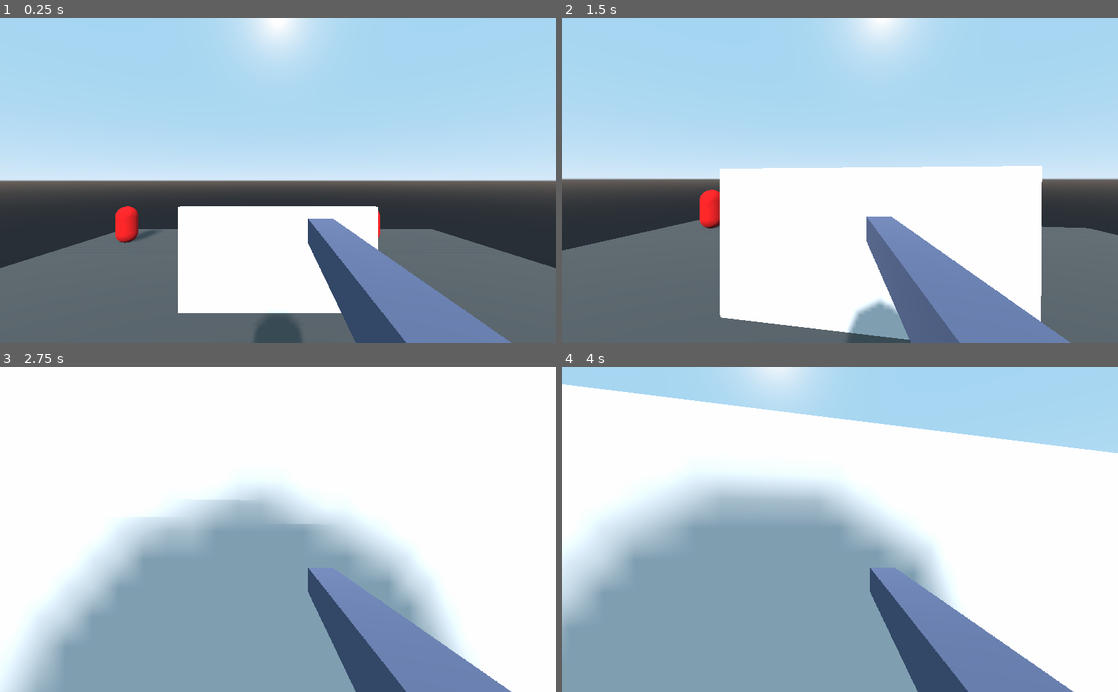
Above: before the commit, frames 1-4 (two rows, left to right).
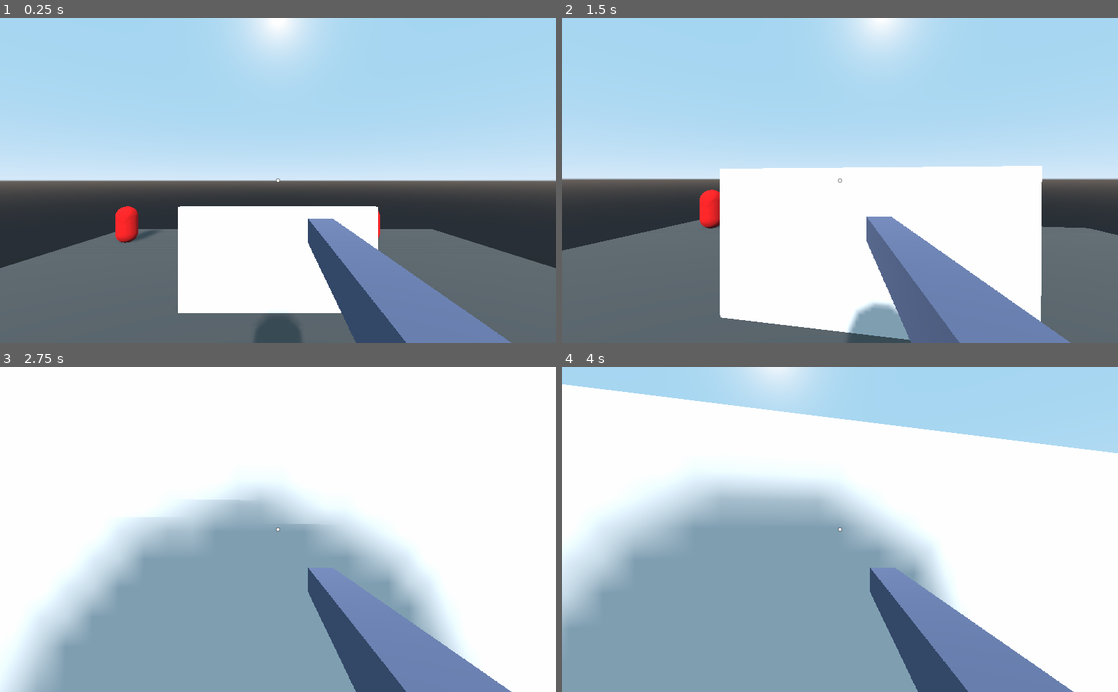
Above: after the commit, the same moments.

Repository: cedmundo/tutorial-fps
Game: Godot game, scene res://Main.tscn
The game is run twice, just before and just after one commit, with the same random seed, the same clock (stepped at 60 frames per second) and the same inputs.
Inputs (mouse positions are in pixels of both pictures, inside the frame that each line leads up to):
- Up to frame 1 (0.25 s): no input
- Up to frame 2 (1.5 s): move the mouse to (867, 180) at 0.52 s; hold W (forward) from 0.53 s (still down); click (867, 180) at 0.6 s; tap Space (jump) at 0.77 s; move the mouse to (812, 180) at 1.27 s; right-click (812, 180) at 1.35 s
- Up to frame 3 (2.75 s): keep holding W (forward); tap Space (jump) at 1.52 s; click (250, 529) at 1.55 s; move the mouse to (289, 523) at 2.02 s; click (289, 523) at 2.1 s
- Up to frame 4 (4 s): keep holding W (forward); move the mouse to (834, 536) at 2.77 s; tap Shift (sprint) at 2.85 s; tap Space (jump) at 3.02, 3.77 s; click (834, 536) at 3.05 s; move the mouse to (878, 532) at 3.52 s; click (878, 532) at 3.6 s

The runs differ from the first frame. In frame 1, less than 0.1% of the frame differs, in the area x 49-76%, y 49-100%; in frame 2, less than 0.1%, in the area x 49-88%, y 49-100%; in frame 3, less than 0.1%; in frame 4, less than 0.1%.

Commit message:
Add crosshair to scene and fix odd aiming bug

Diff:
--- a/Player.gd
+++ b/Player.gd
@@ -93,15 +93,16 @@
 	if Input.is_action_just_pressed("fire"):
 		var space = get_world().direct_space_state
 		var collision_point = aim_ray.get_collision_point()
-		var slightly_behind = (
-			collision_point - camera.global_transform.basis.z *
-			aim_pushback_offset
-		)
-		var hit = space.intersect_ray(
-			muzzle.global_transform.origin,
-			slightly_behind
-		)
-		if hit and hit.collider:
-			var collider = hit.collider
-			if collider and collider.is_in_group("enemies"):
-				collider.deal_damage(gun_damage)
+		if aim_ray.is_colliding():
+			var slightly_behind = (
+				collision_point - camera.global_transform.basis.z *
+				aim_pushback_offset
+			)
+			var hit = space.intersect_ray(
+				muzzle.global_transform.origin,
+				slightly_behind
+			)
+			if hit and hit.collider:
+				var collider = hit.collider
+				if collider.is_in_group("enemies"):
+					collider.deal_damage(gun_damage)
--- a/Player.tscn
+++ b/Player.tscn
@@ -1,6 +1,7 @@
-[gd_scene load_steps=7 format=2]
+[gd_scene load_steps=8 format=2]
 
 [ext_resource path="res://Player.gd" type="Script" id=1]
+[ext_resource path="res://assets/crosshair_dot.svg" type="Texture" id=2]
 
 [sub_resource type="SpatialMaterial" id=1]
 albedo_color = Color( 0.411765, 0.447059, 0.580392, 1 )
@@ -52,7 +53,7 @@
 
 [node name="Weapon" type="MeshInstance" parent="Camera"]
 transform = Transform( 1, 0, 0, 0, 1, 0, 0, 0, 1, 0.343985, -0.409321, -0.883709 )
-layers = 3
+layers = 2
 mesh = SubResource( 2 )
 material/0 = null
 
@@ -90,3 +91,18 @@
 
 [node name="WeaponAnimationPlayer" type="AnimationPlayer" parent="."]
 anims/ADS = SubResource( 5 )
+
+[node name="Dot" type="TextureRect" parent="."]
+anchor_left = 0.5
+anchor_top = 0.5
+anchor_right = 0.5
+anchor_bottom = 0.5
+margin_left = -20.0
+margin_top = -20.0
+margin_right = 20.0
+margin_bottom = 20.0
+texture = ExtResource( 2 )
+stretch_mode = 4
+__meta__ = {
+"_edit_use_anchors_": false
+}
--- /dev/null
+++ b/assets/crosshair_dot.svg
@@ -0,0 +1,51 @@
+<?xml version="1.0" encoding="UTF-8" standalone="no"?>
+<!-- Created with Inkscape (http://www.inkscape.org/) -->
+
+<svg
+   width="10"
+   height="10"
+   viewBox="0 0 2.6458333 2.6458334"
+   version="1.1"
+   id="svg5"
+   inkscape:version="1.1.1 (3bf5ae0d25, 2021-09-20)"
+   sodipodi:docname="crosshair_dot.svg"
+   xmlns:inkscape="http://www.inkscape.org/namespaces/inkscape"
+   xmlns:sodipodi="http://sodipodi.sourceforge.net/DTD/sodipodi-0.dtd"
+   xmlns="http://www.w3.org/2000/svg"
+   xmlns:svg="http://www.w3.org/2000/svg">
+  <sodipodi:namedview
+     id="namedview7"
+     pagecolor="#505050"
+     bordercolor="#ffffff"
+     borderopacity="1"
+     inkscape:pageshadow="0"
+     inkscape:pageopacity="0"
+     inkscape:pagecheckerboard="1"
+     inkscape:document-units="px"
+     showgrid="false"
+     units="px"
+     width="10px"
+     inkscape:zoom="48.177329"
+     inkscape:cx="5.3863509"
+     inkscape:cy="7.0261264"
+     inkscape:window-width="1920"
+     inkscape:window-height="1055"
+     inkscape:window-x="0"
+     inkscape:window-y="0"
+     inkscape:window-maximized="1"
+     inkscape:current-layer="layer1" />
+  <defs
+     id="defs2" />
+  <g
+     inkscape:label="Layer 1"
+     inkscape:groupmode="layer"
+     id="layer1">
+    <ellipse
+       style="fill:#ffffff;fill-opacity:1;fill-rule:evenodd;stroke:#000000;stroke-width:0.290967;stroke-miterlimit:4;stroke-dasharray:none;stroke-opacity:0.5"
+       id="path51"
+       cx="1.3229166"
+       cy="1.3229166"
+       rx="0.91284984"
+       ry="0.91284966" />
+  </g>
+</svg>
Not shown, added: assets/crosshair_dot.svg.import
